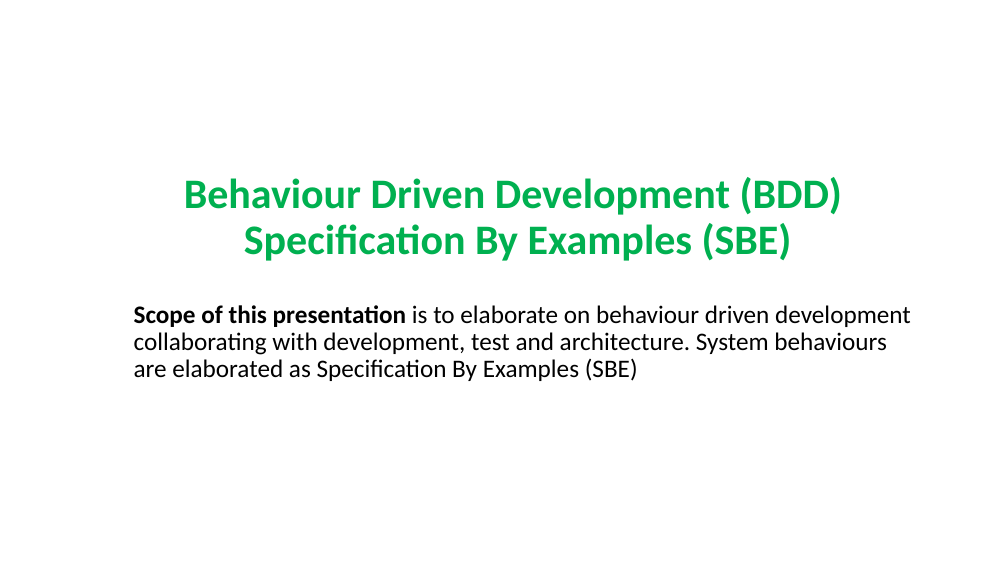
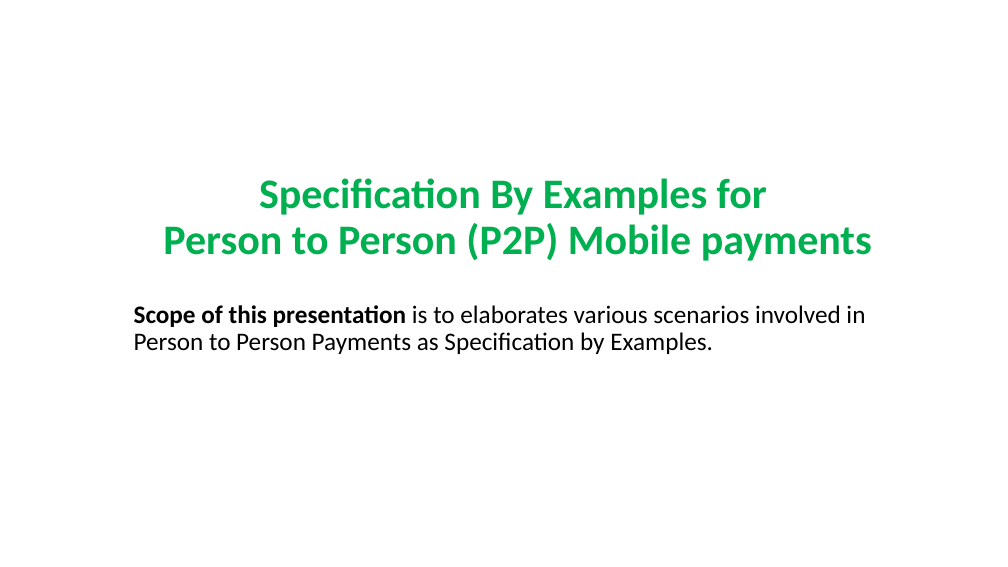
Before and after one commit to RaghavanKasthuri/Business-Analysis, a slide deck: slide 1 of BDD - Specification By Examples.pptx. Drawn at 1008x567 pixels with LibreOffice and Linux fonts; fonts in the diff are those of the drawing. Boxes give left, top, right and bottom in pixels: in the first picture for what was removed or moved away, otherwise in the second. Text is boxed around its words. In the diff, an @@ line names an element or a change of style, - is before the commit and + after.

Commit message:
SBE real-life examples

```diff
--- a/BDD - Specification By Examples.pptx
+++ b/BDD - Specification By Examples.pptx
@@ title at [163,178,872,261]: text changed @@
-Behaviour Driven Development (BDD)
-Specification By Examples (SBE)
+Specification By Examples for
+Person to Person (P2P) Mobile payments
@@ subtitle at [134,305,865,354]: text changed @@
-Scope of this presentation is to elaborate on behaviour driven development collaborating with development, test and architecture. System behaviours are elaborated as Specification By Examples (SBE)
+Scope of this presentation is to elaborates various scenarios involved in Person to Person Payments as Specification by Examples.
```
Also in this commit, not shown: 1 other slide changed, 1 slide added.
